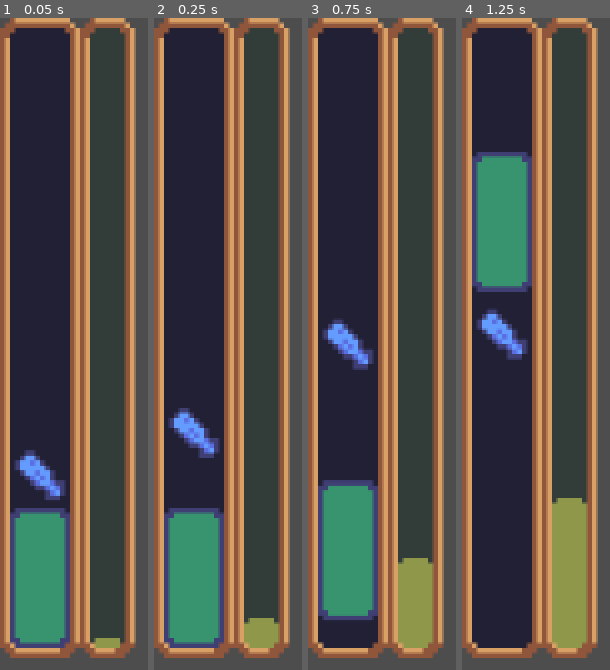
Above: before the commit, frames 1-4 (left to right).
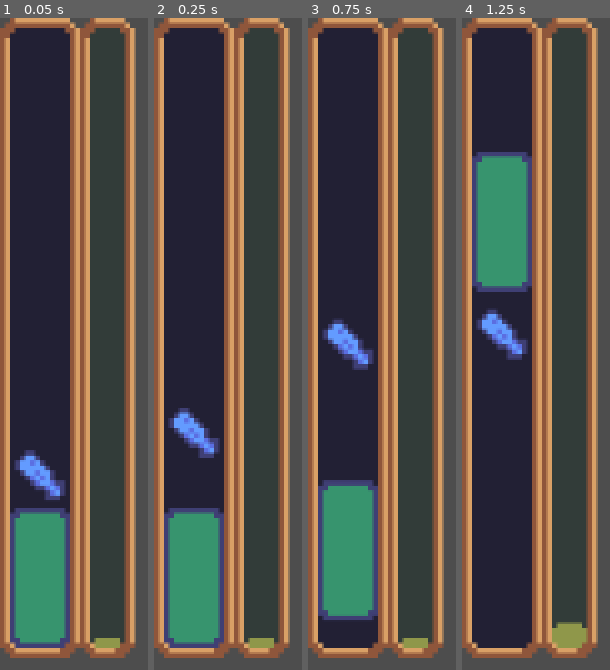
Above: after the commit, the same moments.

Repository: Icni/dump-fishing
Game: Godot game, scene res://fishing_bar.tscn
The game is run twice, just before and just after one commit, with the same random seed, the same clock (stepped at 60 frames per second) and the same inputs. This scene is started directly instead of the project's main scene.
Inputs (mouse positions are in pixels of both pictures, inside the frame that each line leads up to):
- Up to frame 1 (0.05 s): no input
- Up to frame 2 (0.25 s): no input
- Up to frame 3 (0.75 s): move the mouse to (outside the picture) at 0.52 s; press the mouse at (outside the picture) at 0.53 s
- Up to frame 4 (1.25 s): no input

Frame 1 is identical in both runs. In frame 2, 0.8% of the frame differs, in the area x 60-86%, y 92-97%; in frame 3, 3.0%; in frame 4, 4.7%, in the area x 60-86%, y 73-94%.

Commit message:
Now with items

Diff:
--- a/fishing bar/progress_bar.gd
+++ b/fishing bar/progress_bar.gd
@@ -5,16 +5,19 @@
 @export var bar_area: Area2D
 @export var progress_speed: float
 
-var _colliding := false
+var _touching_target := false
 
 var progress: float = 0:
 	set(new_progress):
 		if new_progress >= 1:
 			reached_full.emit()
+		elif new_progress <= 0:
+			reached_empty.emit()
 		progress = clampf(new_progress, 0, 1)
 		size.y = roundf(bar_height * progress)
 
 signal reached_full
+signal reached_empty
 
 
 # Called when the node enters the scene tree for the first time.
@@ -26,15 +29,17 @@
 
 # Called every frame. 'delta' is the elapsed time since the previous frame.
 func _process(delta: float) -> void:
-	if _colliding:
+	if _touching_target:
 		progress += delta * progress_speed
 	else:
 		progress -= delta * progress_speed
 
 
 func on_enter(other: Node) -> void:
-	_colliding = true
+	if other.name == &"TargetRigidBody2D":
+		_touching_target = true
 
 
-func on_exit(body: Node) -> void:
-	_colliding = false
+func on_exit(other: Node) -> void:
+	if other.name == &"TargetRigidBody2D":
+		_touching_target = false
--- /dev/null
+++ b/fishing_bar.gd
@@ -0,0 +1,27 @@
+class_name FishingBar
+extends Node2D
+
+
+var hooked_item: Item
+
+@onready var progress_bar := $ProgressBar
+
+signal catch(item: Item)
+signal loss
+
+
+# Called when the node enters the scene tree for the first time.
+func _ready() -> void:
+	progress_bar.reached_full.connect(_on_catch)
+	progress_bar.reached_empty.connect(_on_loss)
+
+
+# Called every frame. 'delta' is the elapsed time since the previous frame.
+func _process(delta: float) -> void:
+	pass
+
+func _on_catch():
+	catch.emit(hooked_item)
+
+func _on_loss():
+	loss.emit()
--- a/fishing_bar.tscn
+++ b/fishing_bar.tscn
@@ -1,7 +1,8 @@
 [gd_scene format=3 uid="uid://b7e1sdwf1xufm"]
 
 [ext_resource type="Texture2D" uid="uid://cnfh1hat508d4" path="res://fishing bar/fishing_bar_bg.png" id="1_ee0s1"]
-[ext_resource type="Script" uid="uid://dn5mg6goowq6i" path="res://fishing bar/fishing_bar.gd" id="1_mgyri"]
+[ext_resource type="Script" uid="uid://dswetshkaoa46" path="res://fishing_bar.gd" id="1_iw2ly"]
+[ext_resource type="Script" uid="uid://dn5mg6goowq6i" path="res://fishing bar/bar_controller.gd" id="1_mgyri"]
 [ext_resource type="Texture2D" uid="uid://c6uuy28l1a5w8" path="res://fishing bar/fishing_bar.png" id="2_mgyri"]
 [ext_resource type="Script" uid="uid://clqjjcbriqhdr" path="res://target.gd" id="2_q7h3n"]
 [ext_resource type="Texture2D" uid="uid://cmipdijj72jr5" path="res://fishing bar/target.png" id="2_ttsqj"]
@@ -25,6 +26,7 @@
 radius = 3.0
 
 [node name="FishingBar" type="Node2D" unique_id=62285843]
+script = ExtResource("1_iw2ly")
 
 [node name="Background" type="Sprite2D" parent="." unique_id=1916395970]
 position = Vector2(8, 64)
--- /dev/null
+++ b/items/item.gd
@@ -0,0 +1,32 @@
+class_name Item
+extends RefCounted
+
+
+var data: ItemData
+var attributes: Array[ItemAttribute]
+
+
+func _init(p_data: ItemData) -> void:
+	data = p_data
+	attributes = p_data.inherent_attributes.duplicate()
+
+## Adds an attribute to the item's list of attributes.
+## Returns whether or not the item already had said
+## attribute.
+func add_attribute(attribute: ItemAttribute) -> bool:
+	if attribute in attributes:
+		return true
+	else:
+		attributes.append(attribute)
+		return false
+
+## Removes an attribute from the item's list of attributes.
+## Inherent attributes can never be removed. Returns whether
+## or not the item had said attribute before removal.
+func remove_attribute(attribute: ItemAttribute) -> bool:
+	if attribute in data.inherent_attributes:
+		return true
+	else:
+		var was_contained = attribute in attributes
+		attributes.erase(attribute)
+		return was_contained
--- /dev/null
+++ b/items/item_attribute.gd
@@ -0,0 +1,16 @@
+class_name ItemAttribute
+extends Resource
+
+
+## The name of the attribute
+@export var name: StringName
+## Some short and sweet text to add flare to the attribute
+@export var flavor: String
+## A longer description of the effects of this attribute
+@export var desc: String
+## This will show up in the player's inventory so they can
+## see what attributes an item has at a glance.
+@export var icon: Texture2D
+## How much does this attribute change the affected item's
+## monetary value?
+@export var value_multiplier: float = 1.0
--- /dev/null
+++ b/items/item_attributes/rank.tres
@@ -0,0 +1,11 @@
+[gd_resource type="Resource" script_class="ItemAttribute" format=3 uid="uid://jxiaqtq5whtw"]
+
+[ext_resource type="Script" uid="uid://donua4hgjpc2t" path="res://items/item_attribute.gd" id="1_kdava"]
+
+[resource]
+script = ExtResource("1_kdava")
+name = &"Rank"
+flavor = "Ugh, do you smell that?"
+desc = "Rocky doesn't love having stinky things in his shop, so this item is less valuable."
+value_multiplier = 0.6
+metadata/_custom_type_script = "uid://donua4hgjpc2t"
--- /dev/null
+++ b/items/item_attributes/rare.tres
@@ -0,0 +1,10 @@
+[gd_resource type="Resource" script_class="ItemAttribute" format=3 uid="uid://dolsne6qvp5bw"]
+
+[ext_resource type="Script" uid="uid://donua4hgjpc2t" path="res://items/item_attribute.gd" id="1_xn6qt"]
+
+[resource]
+script = ExtResource("1_xn6qt")
+name = &"Rare"
+flavor = "O•O"
+desc = "There's not a lot out there like this one."
+metadata/_custom_type_script = "uid://donua4hgjpc2t"
--- /dev/null
+++ b/items/item_attributes/slimy.tres
@@ -0,0 +1,11 @@
+[gd_resource type="Resource" script_class="ItemAttribute" format=3 uid="uid://c34taq4xbbwkd"]
+
+[ext_resource type="Script" uid="uid://donua4hgjpc2t" path="res://items/item_attribute.gd" id="1_vh4uw"]
+
+[resource]
+script = ExtResource("1_vh4uw")
+name = &"Slimy"
+flavor = "…is that gonna wash off?"
+desc = "Even though Rocky has gloves, he doesn't love to use them. This item is slightly less valuable."
+value_multiplier = 0.8
+metadata/_custom_type_script = "uid://donua4hgjpc2t"
--- /dev/null
+++ b/items/item_data.gd
@@ -0,0 +1,16 @@
+class_name ItemData
+extends Resource
+
+
+## Name of the item
+@export var name: StringName
+## A description of the item, if the player wants to know
+## what it's all about.
+@export var desc: String
+## What the item will look like in the player's inventory.
+@export var texture: Texture2D
+## This item will always have these attributes
+@export var inherent_attributes: Array[ItemAttribute]
+## The base for calculating how much money the item is worth.
+## This does NOT include change from inherent attributes.
+@export var base_value: float
Renamed: fishing bar/fishing_bar.gd -> fishing bar/bar_controller.gd
Renamed: fishing bar/fishing_bar.gd.uid -> fishing bar/bar_controller.gd.uid
Not shown, added: fishing_bar.gd.uid
Not shown, added: items/item.gd.uid
Not shown, added: items/item_attribute.gd.uid
Not shown, added: items/item_data.gd.uid
